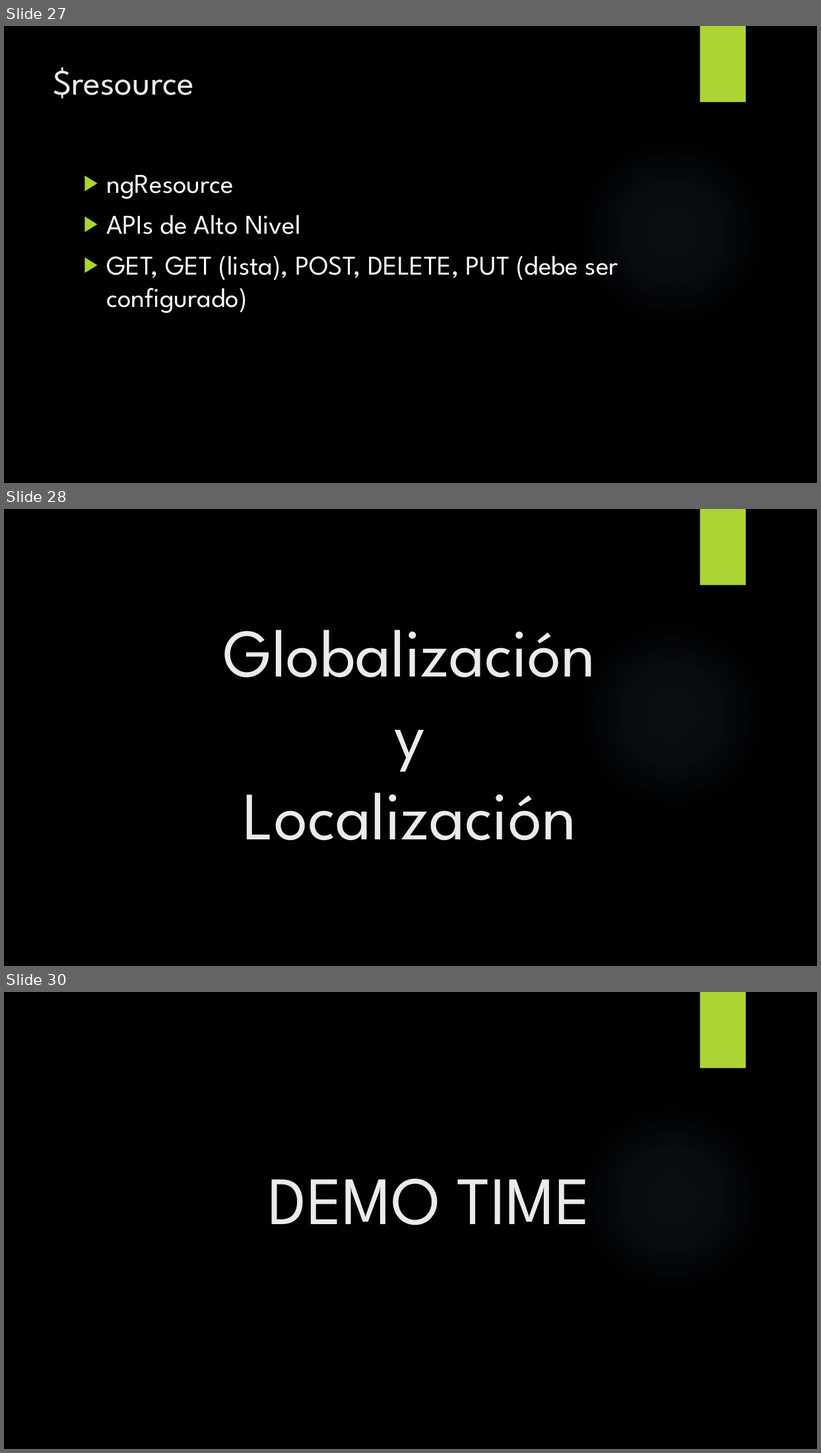
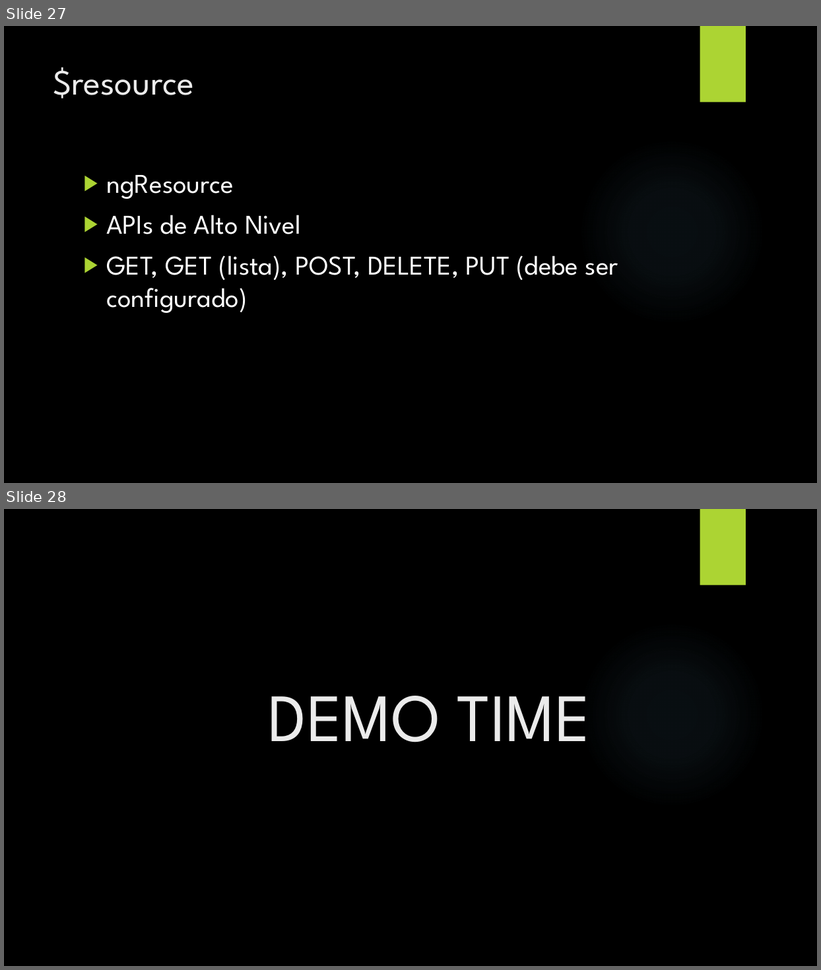
Before and after one commit to Rekeyea/AngularJSArkano, a slide deck: Capa de Presentación.pptx. Shown one above the other, each under a label of ours: slides 27, 28 and 30 before the commit, slides 27 and 28 after it; the slides between them are not shown. The pictures are 821x1453 and 821x970 pixels, drawn with LibreOffice and Linux fonts; fonts in the diff are those of the drawing; background and template pictures are left out. Boxes give left, top, right and bottom in pixels: in the first picture for what was removed or moved away, otherwise in the second. Text is boxed around its words. In the diff, an @@ line names an element or a change of style, - is before the commit and + after.

```diff
--- a/Capa de Presentación.pptx
+++ b/Capa de Presentación.pptx
@@ slide 28 removed at [4, 509, 817, 966], background picture (left out); not listed: 2 template elements that a slide beside it also shows @@
@@ title removed at [224, 630, 596, 841] @@
-Globalización
-y
-Localización
@@ what was slide 30 is now slide 28 @@
```
Also in this commit, not shown: 1 other slide removed.
